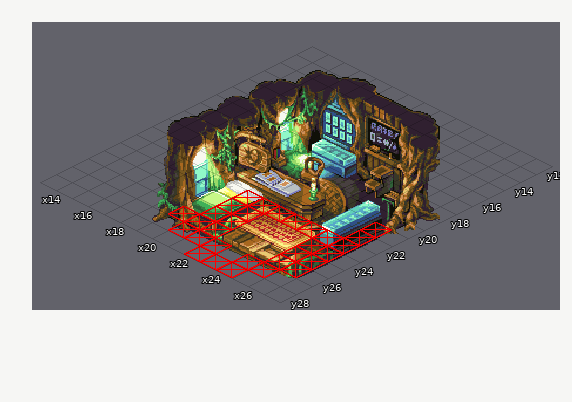
Tiled map, stored at Final_Fantasy_Mystery_World/Game/maps/Home.tmx. This is how it looked before the edit.
Cells are 32x16 px. Isometric: x runs down to the right, y down to the left. Shown: x 13..27, y 12..28.
The same view after the edit:
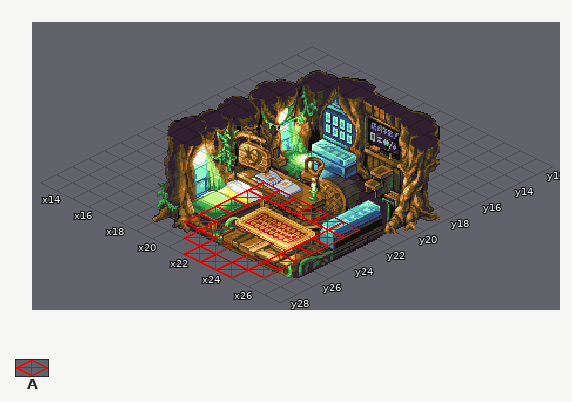
Key: from "lobby_tileset": A 90.
_ is an empty cell.
The exact change:
Layer "colliders":
y 21: x 26 A -> _
y 22: x 20..26 ______A -> AAAAAA_
y 23: x 21..24 AAAA -> ____; x 26 A -> _
y 24..25: x 21 A -> _; x 26 A -> _
y 26: x 19 A -> _; x 26 A -> _
y 27: x 20 A -> _
Where, in picture pixels (left, top, right, bottom), the same in both pictures:
changed: (218, 182, 392, 278)
removed: (168, 206, 200, 238)
